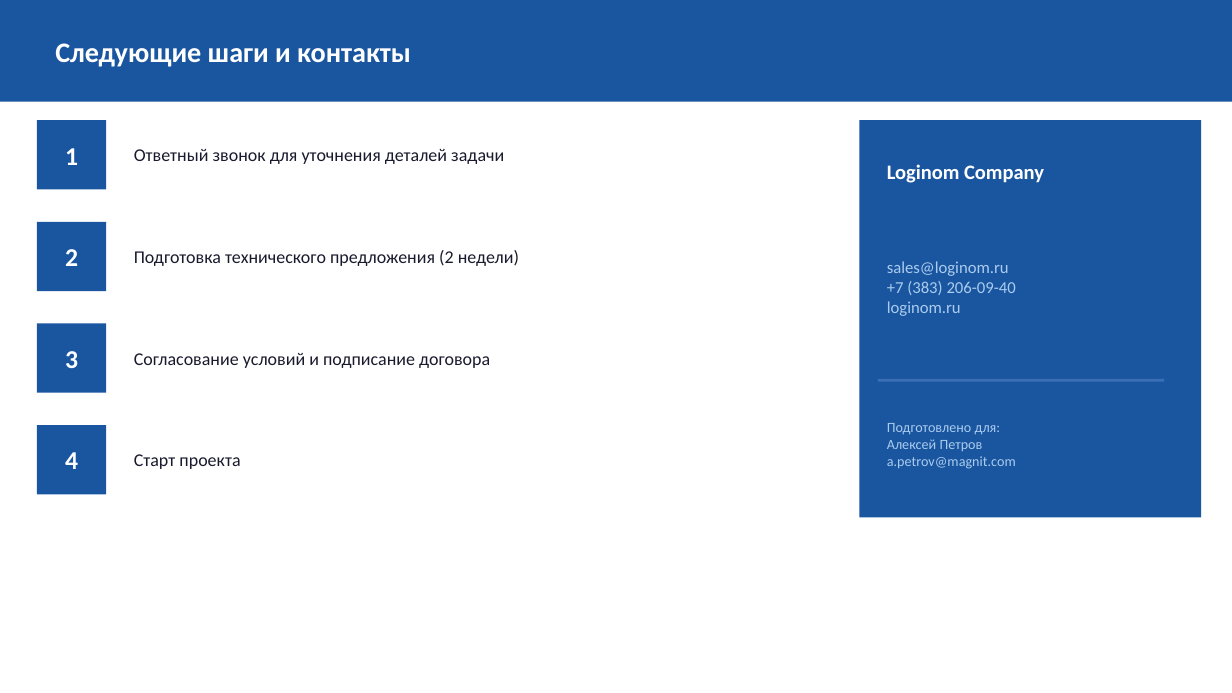
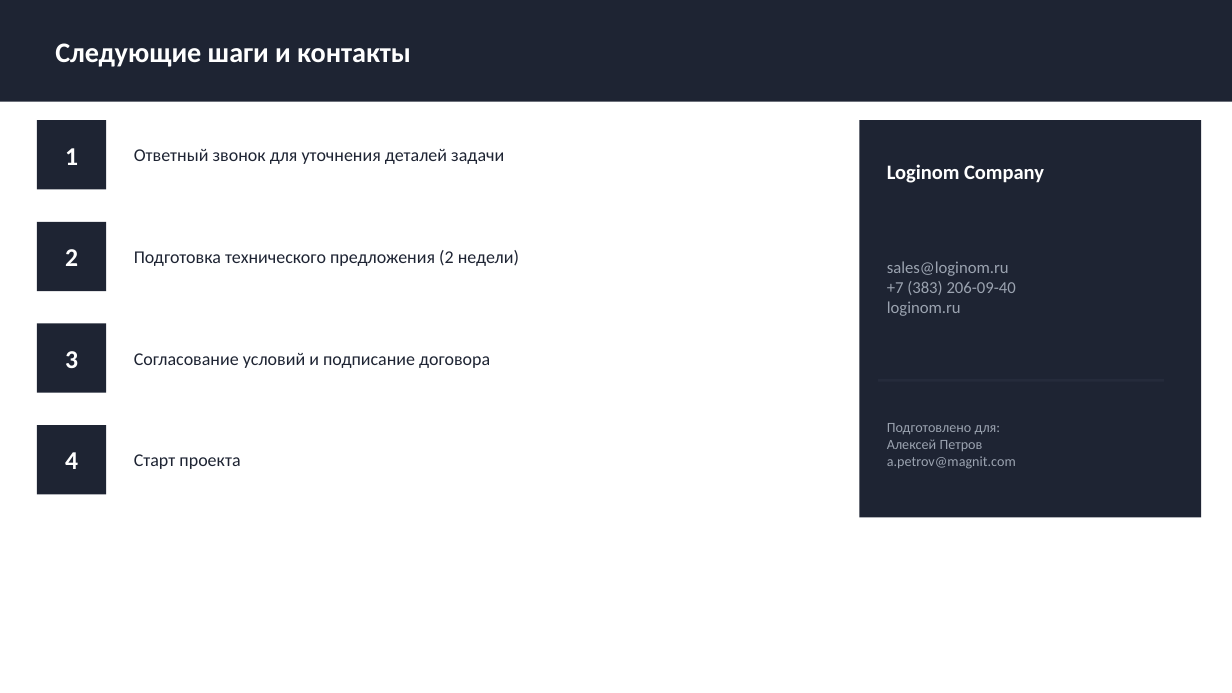
Before and after one commit to kenshin300/diplom, a slide deck: slide 7 of servers/presentation/output/magnit_loginom_pitch.pptx. Drawn at 1232x693 pixels with LibreOffice and Linux fonts; fonts in the diff are those of the drawing. Boxes give left, top, right and bottom in pixels: in the first picture for what was removed or moved away, otherwise in the second. Text is boxed around its words. In the diff, an @@ line names an element or a change of style, - is before the commit and + after.

```diff
--- a/servers/presentation/output/magnit_loginom_pitch.pptx
+++ b/servers/presentation/output/magnit_loginom_pitch.pptx
@@ fill #1A56A0 to #1E2433 in 6 elements at box(0, 0, 1232, 102), box(37, 120, 106, 189), box(37, 222, 106, 291), box(37, 323, 106, 393), box(37, 425, 106, 494), box(860, 120, 1202, 518) @@
@@ text "sales@loginom.ru" at box(887, 261, 1016, 316): text colour #AACCEE to #9BA3B0 @@
@@ rectangle at box(878, 379, 1165, 382): fill #3A6EB5 to #252B3B @@
@@ text "Подготовлено для:" at box(887, 423, 1016, 469): text colour #AACCEE to #9BA3B0 @@
```
Also in this commit, not shown: 3 other slides changed, 3 slides added, 3 slides removed, 18 other files.
